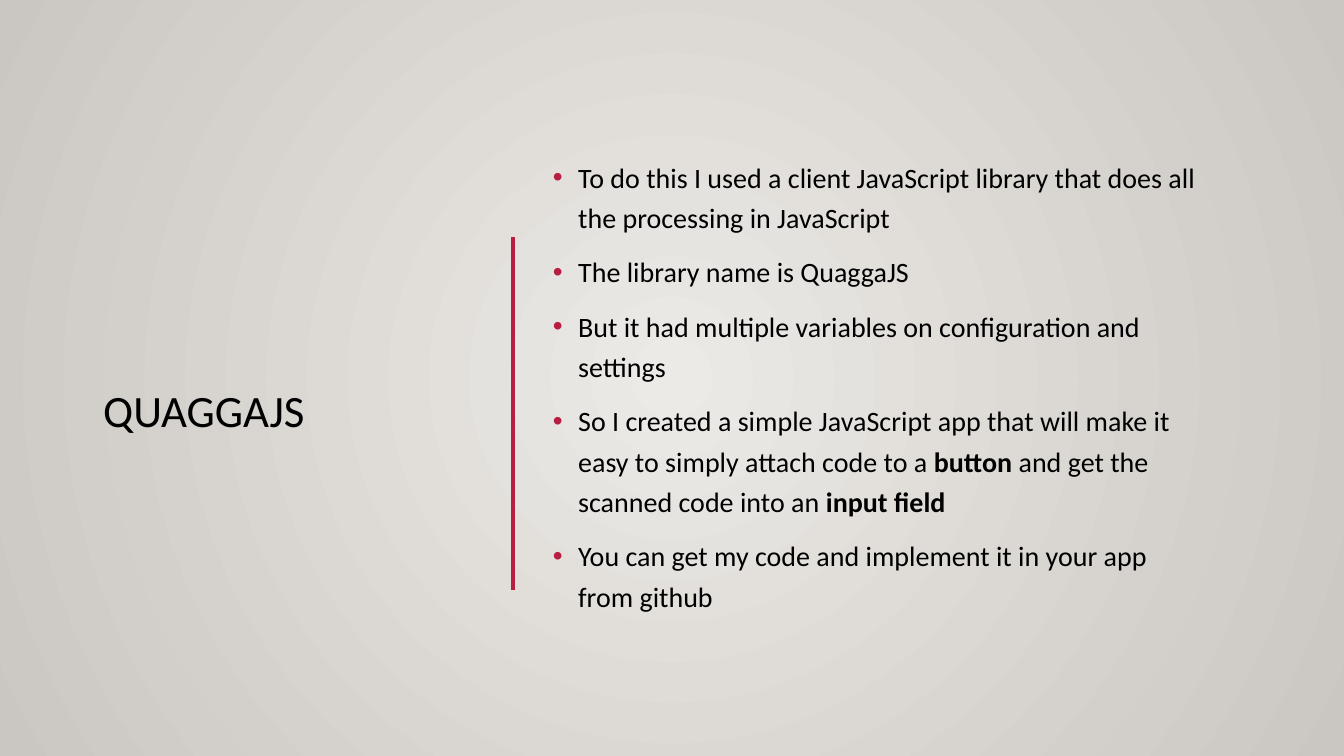
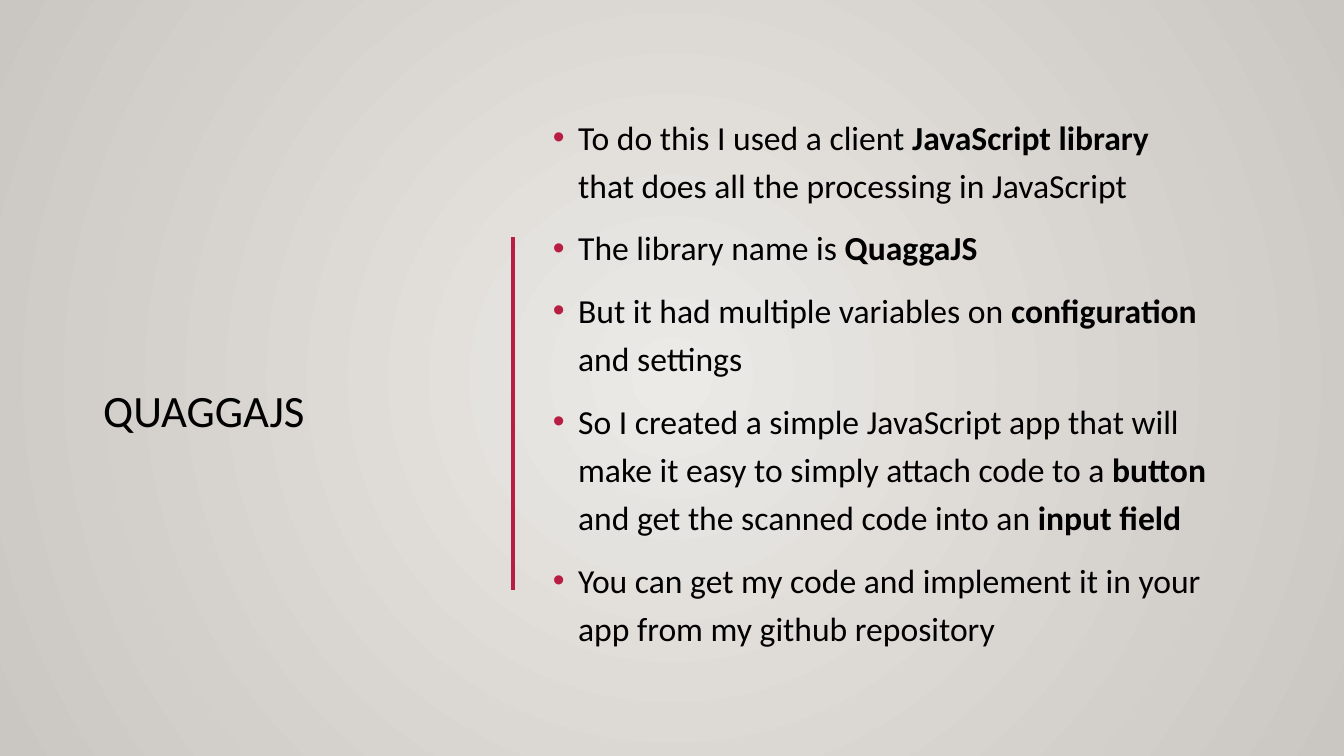
Before and after one commit to NicolaZordan/NicolaZordan, a slide deck: slide 4 of barcodeScanner/barcodeScanner.pptx. Drawn at 1344x756 pixels with LibreOffice and Linux fonts; fonts in the diff are those of the drawing; background and template pictures are left out. Boxes give left, top, right and bottom in pixels: in the first picture for what was removed or moved away, otherwise in the second. Text is boxed around its words. In the diff, an @@ line names an element or a change of style, - is before the commit and + after.

```diff
--- a/barcodeScanner/barcodeScanner.pptx
+++ b/barcodeScanner/barcodeScanner.pptx
@@ text "To do this I used ...": place and size @@
-text "To do this I used ..." at <box>578,168,1194,612</box>
+text "To do this I used ..." at <box>578,126,1206,647</box>
@@ text at <box>578,126,1206,536</box>: size 20 to 24 pt in "To do this I used a client ...", "The library name is QuaggaJS", "But it had multiple variables on configuration ...", "So I created a simple JavaScript app ..."; bold on in "JavaScript library", "QuaggaJS", "configuration" @@
@@ text at <box>578,569,1201,647</box>: text changed; size 20 to 24 pt @@
-• You can get my code and implement it in your app from github
+• You can get my code and implement it in your app from my github repository
```
Also in this commit, not shown: 4 other slides changed.
